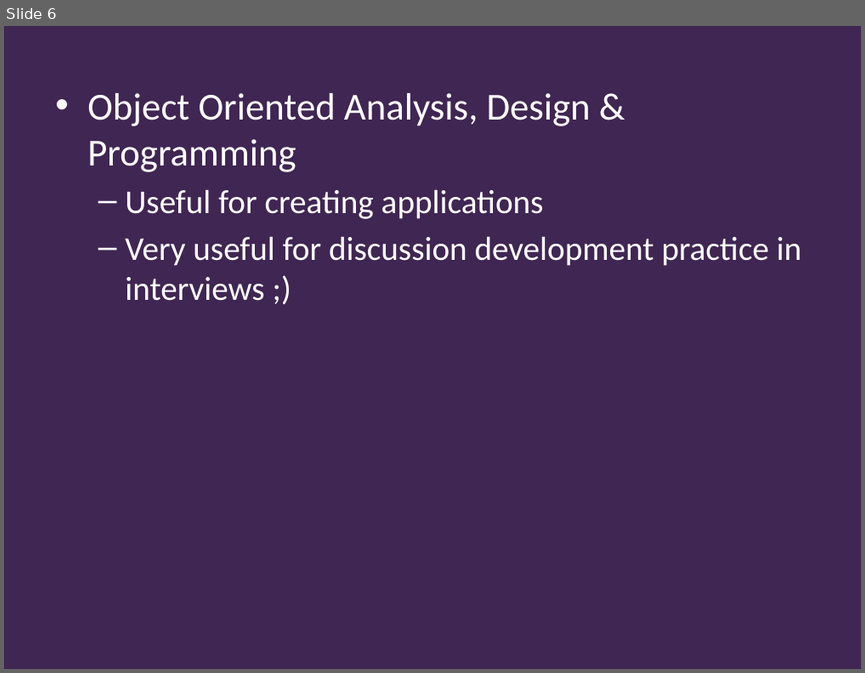
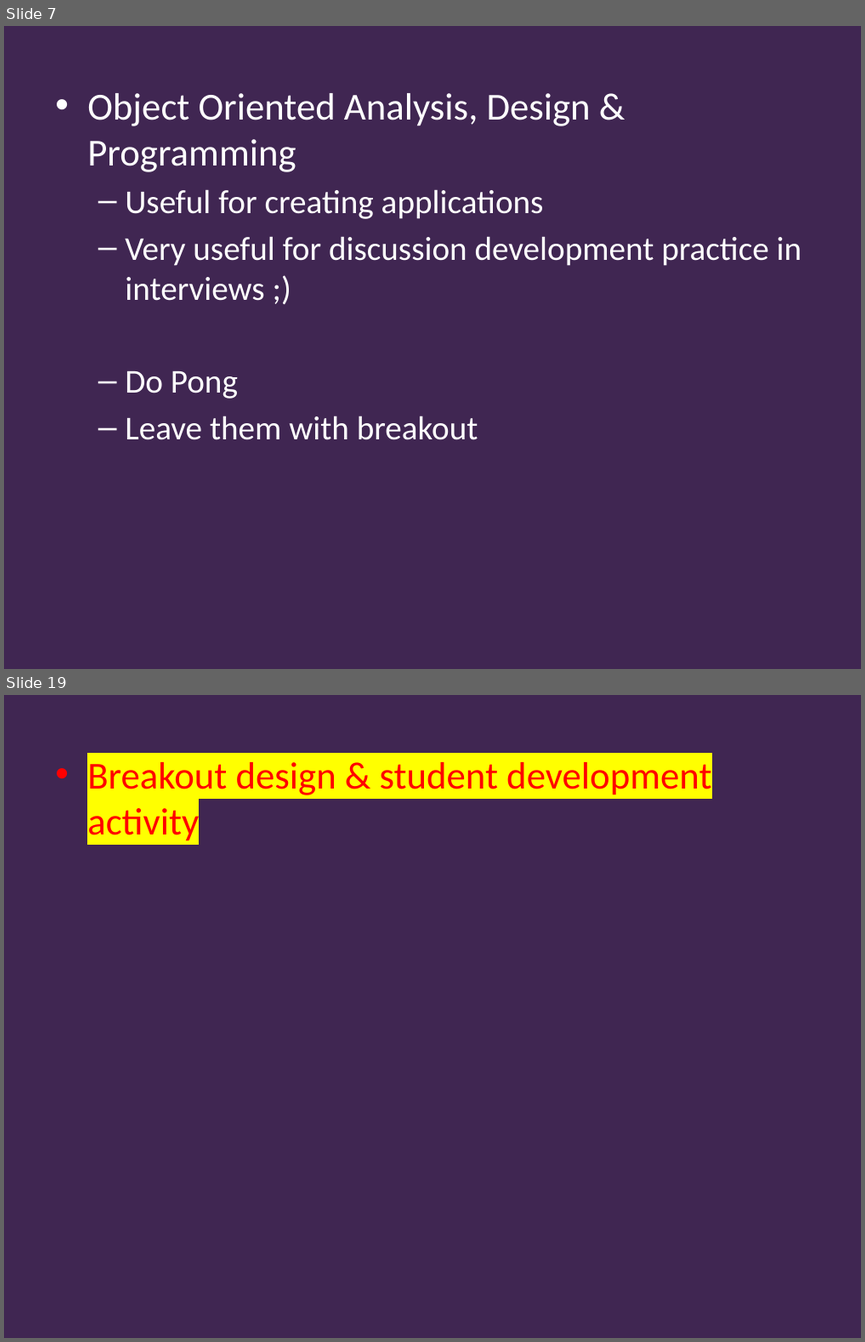
Before and after one commit to Falmouth-Games-Academy/ba-course-materials, a slide deck: GAM340/05/programming/2019-20-GAM340-05-programming-workshop.pptx. Shown one above the other, each under a label of ours: slide 6 before the commit, slides 7 and 19 after it; the slides between them are not shown. The pictures are 865x673 and 865x1342 pixels, drawn with LibreOffice and Linux fonts; fonts in the diff are those of the drawing; background and template pictures are left out. Boxes give left, top, right and bottom in pixels: in the first picture for what was removed or moved away, otherwise in the second. Text is boxed around its words. In the diff, an @@ line names an element or a change of style, - is before the commit and + after.

Commit message:
GA<340W5-pong WiP

```diff
--- a/GAM340/05/programming/2019-20-GAM340-05-programming-workshop.pptx
+++ b/GAM340/05/programming/2019-20-GAM340-05-programming-workshop.pptx
@@ slide 19 added at (4, 695, 861, 1338), background #402652 @@
@@ text added at (87, 762, 711, 841), 32 pt, text #FF0000 @@
+• Breakout design & student development activity
@@ what was slide 6 is now slide 7 @@
@@ slide 7 changed as well @@
@@ text at (125, 371, 478, 440): paragraphs added @@
+  – Do Pong
+  – Leave them with breakout
```
Also in this commit, not shown: 1 other slide changed, 12 other slides added, 18 other files.
